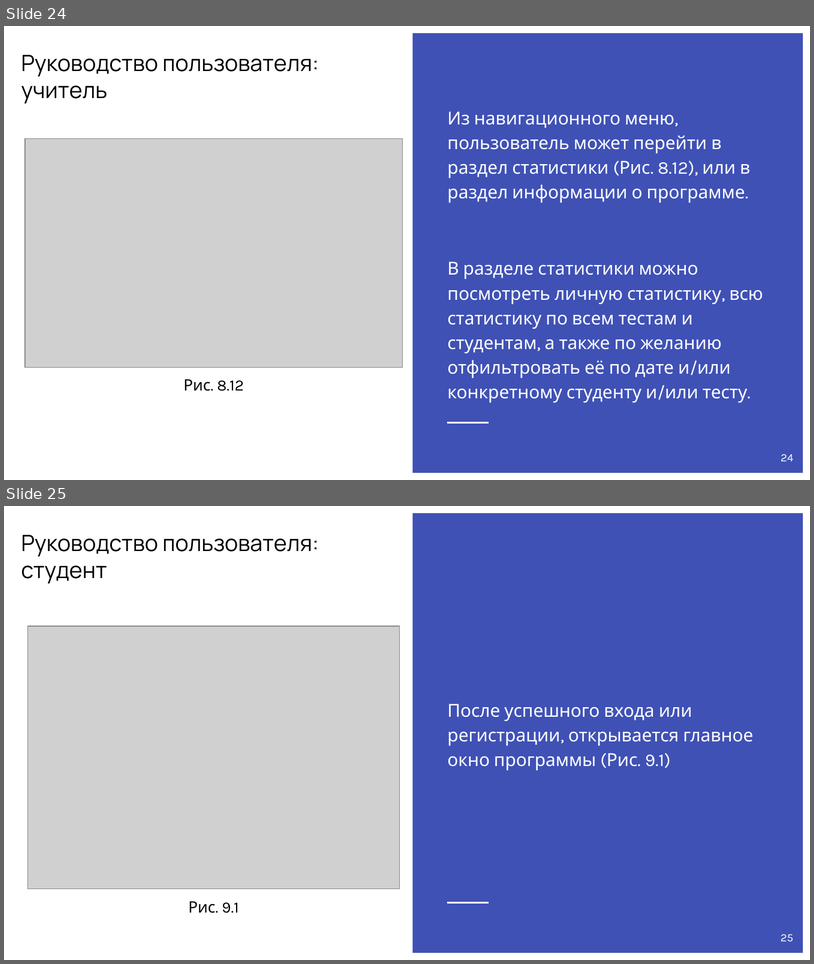
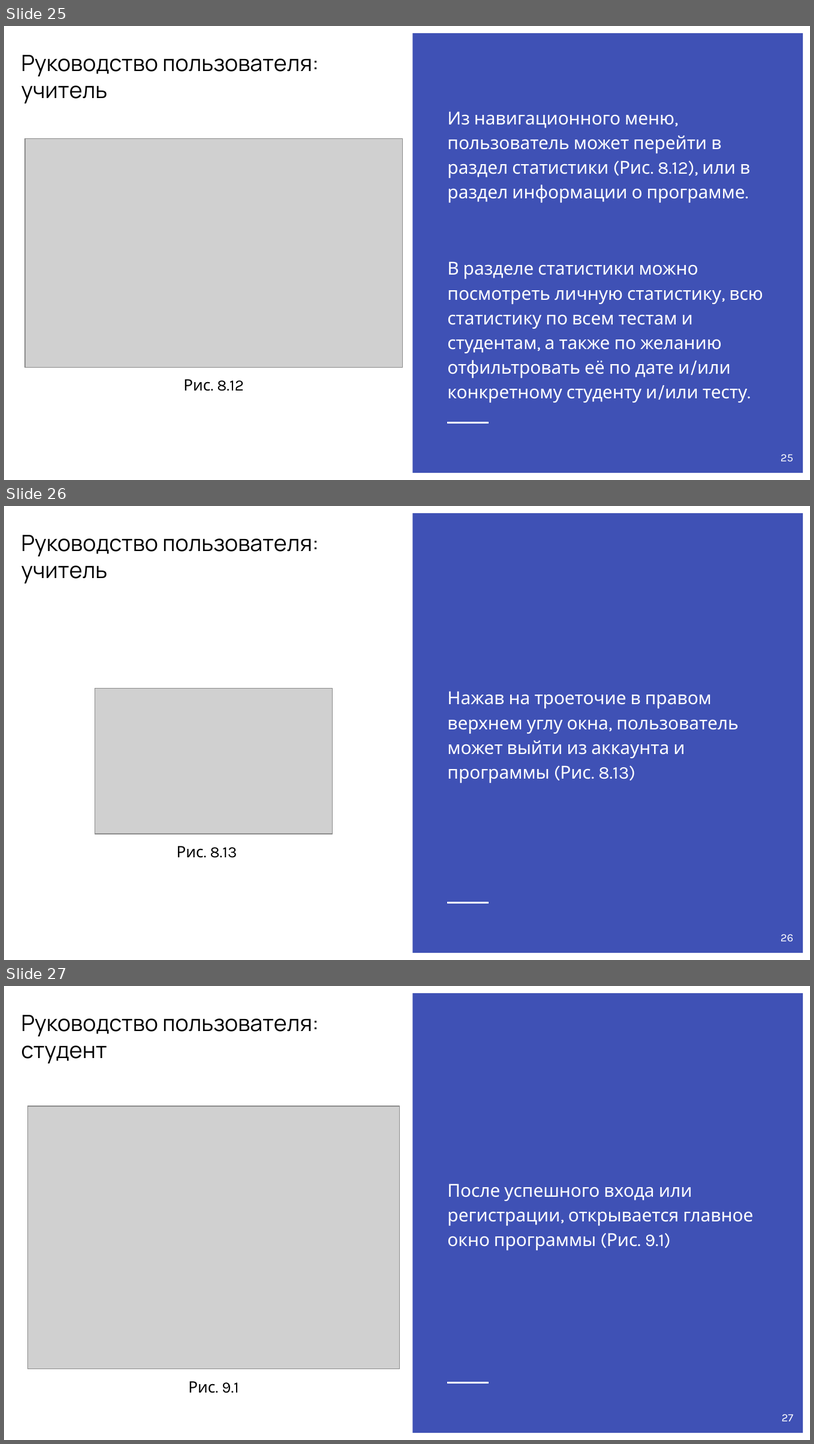
Before and after one commit to BnnQ/TestingSystem, a slide deck: Docs/M_Курсовой проект приложение «Система тестирования».pptx. Shown one above the other, each under a label of ours: slides 24 and 25 before the commit, slides 25, 26 and 27 after it. The pictures are 814x964 and 814x1444 pixels, drawn with LibreOffice and Linux fonts; fonts in the diff are those of the drawing; grey boxes stand for pictures. Boxes give left, top, right and bottom in pixels: in the first picture for what was removed or moved away, otherwise in the second. Text is boxed around its words. In the diff, an @@ line names an element or a change of style, - is before the commit and + after.

```diff
--- a/Docs/M_Курсовой проект приложение «Система тестирования».pptx
+++ b/Docs/M_Курсовой проект приложение «Система тестирования».pptx
@@ slide 26 added at (x1=4, y1=506, x2=810, y2=960), background #FFFFFF; not listed: 2 template elements that a slide beside it also shows @@
@@ title added at (x1=21, y1=535, x2=319, y2=583), 20 pt, text #000000 @@
+Руководство пользователя: учитель
@@ picture added at (x1=95, y1=688, x2=333, y2=834) @@
@@ text added at (x1=447, y1=691, x2=738, y2=783), 16 pt, text #FFFFFF @@
+Нажав на троеточие в правом верхнем углу окна, пользователь может выйти из аккаунта и программы (Рис. 8.13)
@@ text added at (x1=177, y1=846, x2=237, y2=858), 14 pt, text #000000 @@
+Рис. 8.13
@@ page number added at (x1=781, y1=934, x2=794, y2=941), 10 pt, text #FFFFFF @@
+26
@@ what was slide 24 is now slide 25 @@
@@ page number at (x1=781, y1=454, x2=794, y2=461): text changed @@
-24
+25
@@ what was slide 25 is now slide 27 @@
@@ page number at (x1=782, y1=1414, x2=794, y2=1421): text changed @@
-25
+27
```
Also in this commit, not shown: 6 slides changed, 2 other slides added, 2 other files.
